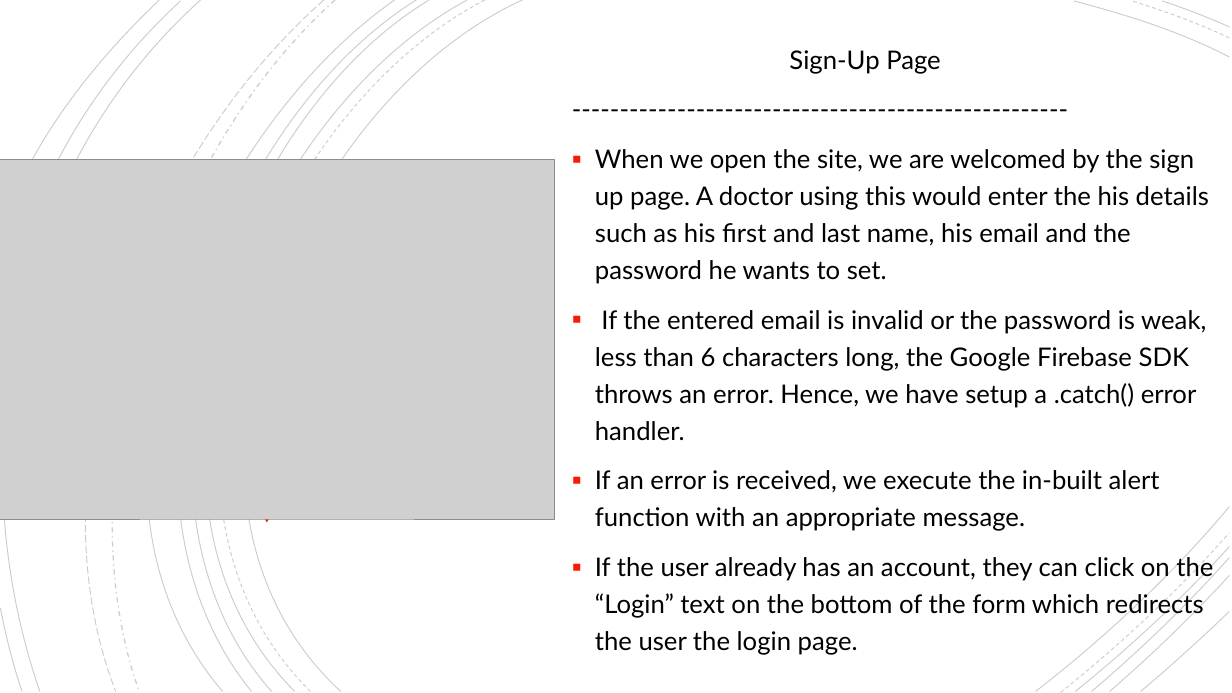
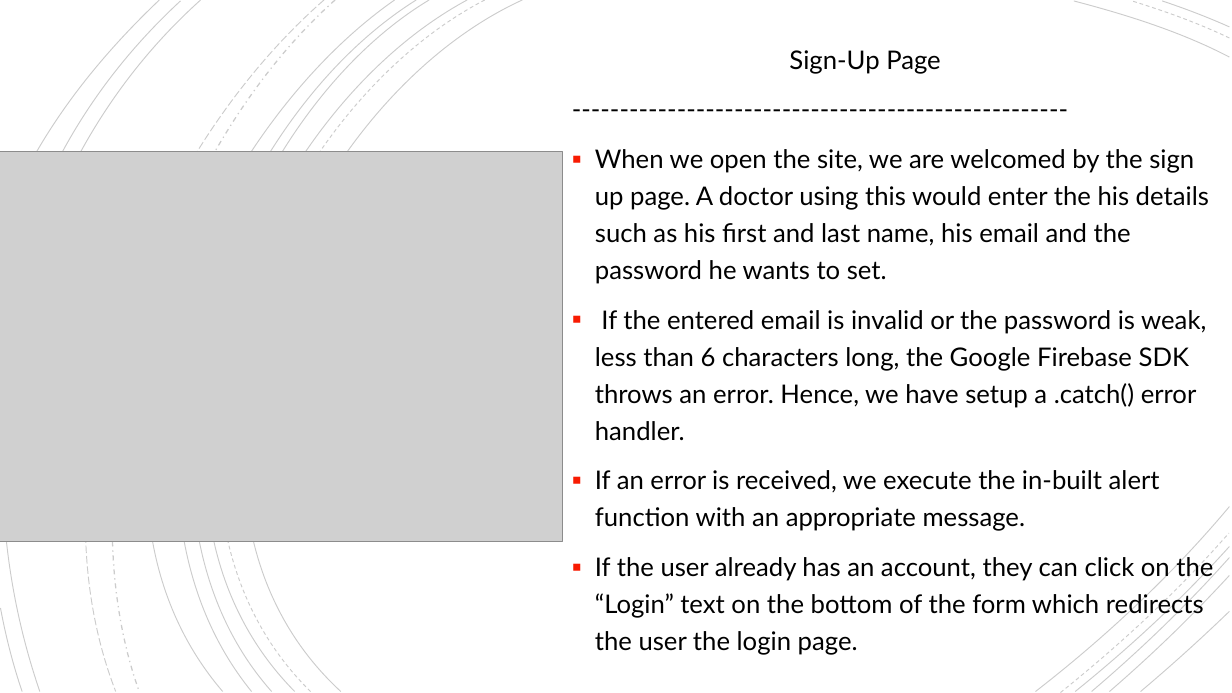
Before and after one commit to Lxghtning/WellScan, a slide deck: slide 4 of PresentationPPT/WellScanPresentation.pptx. Drawn at 1232x693 pixels with LibreOffice and Linux fonts; fonts in the diff are those of the drawing; grey boxes stand for pictures. Boxes give left, top, right and bottom in pixels: in the first picture for what was removed or moved away, otherwise in the second. Text is boxed around its words. In the diff, an @@ line names an element or a change of style, - is before the commit and + after.

Commit message:
ppt change

```diff
--- a/PresentationPPT/WellScanPresentation.pptx
+++ b/PresentationPPT/WellScanPresentation.pptx
@@ picture: place and size @@
-picture at box(0, 160, 555, 519)
+picture at box(0, 152, 563, 542)
@@ triangle removed at box(250, 495, 283, 523) @@
```
